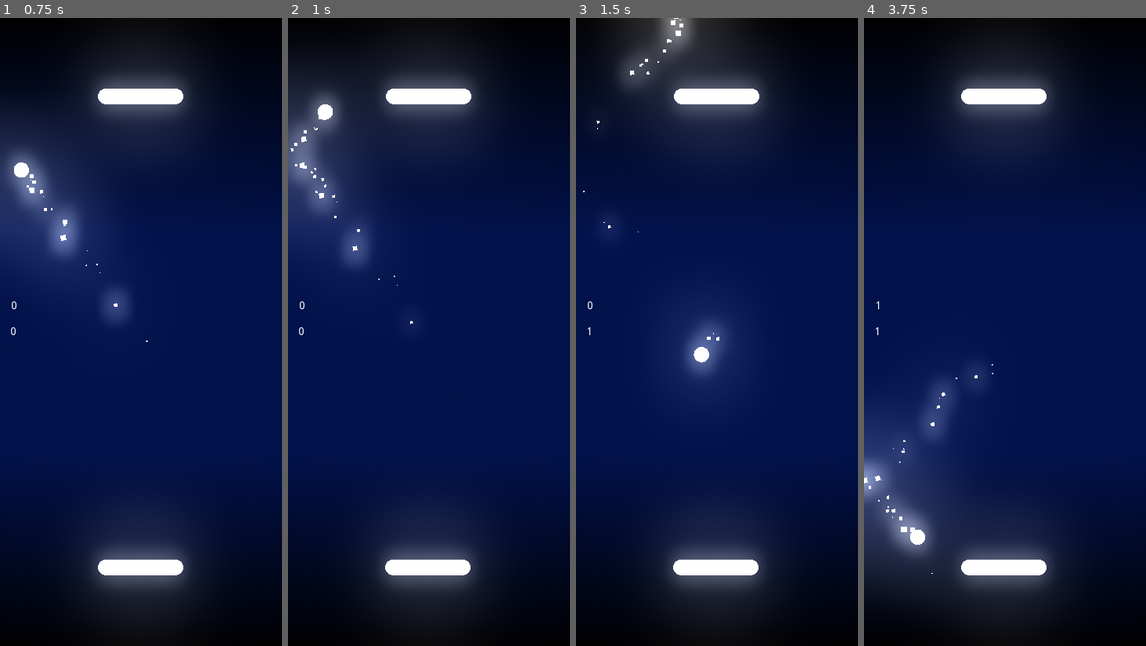
Above: before the commit, frames 1-4 (left to right).
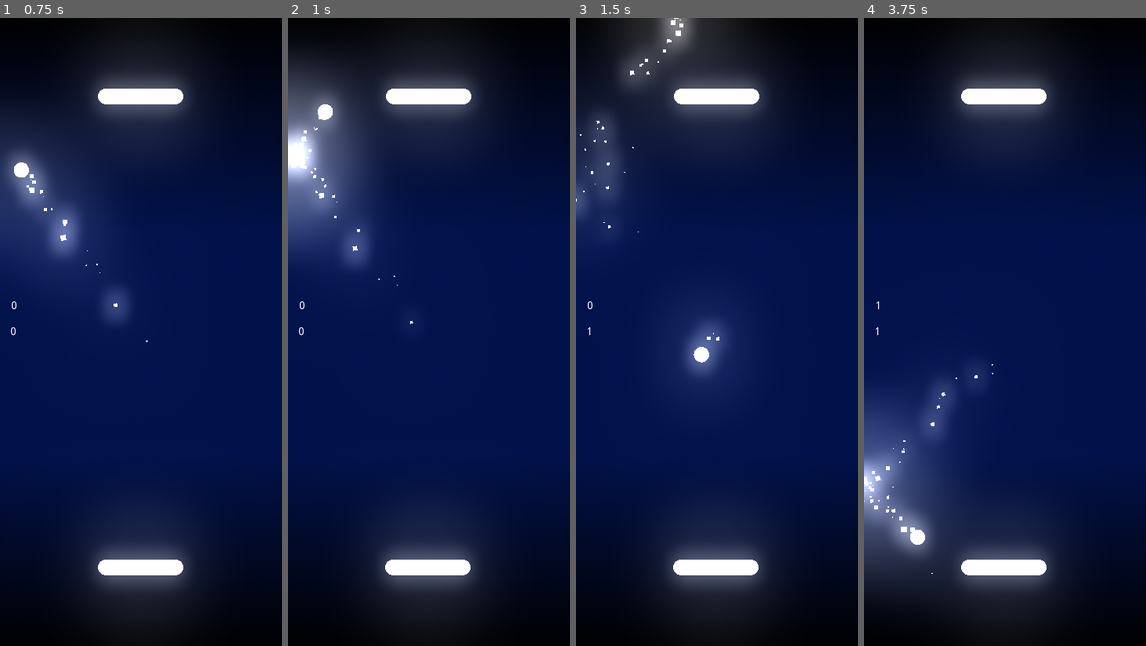
Above: after the commit, the same moments.

Repository: EmilienLeroy/DuoPong
Game: Godot game, scene res://main.tscn
Two runs of this game, one before a commit and one after it. Both use one fixed random seed, a clock stepped at 60 frames per second and the inputs below.
Inputs (mouse positions are in pixels of both pictures, inside the frame that each line leads up to):
- Up to frame 1 (0.75 s): drag from (141, 93) to (141, 570) at 0.52 s
- Up to frame 2 (1 s): no input
- Up to frame 3 (1.5 s): drag from (717, 570) to (717, 93) at 1.27 s
- Up to frame 4 (3.75 s): move the mouse to (1033, 193) at 2.02 s; click (1033, 193) at 2.17 s; drag from (990, 457) to (920, 237) at 2.77 s; move the mouse to (1089, 426) at 3.52 s; click (1089, 426) at 3.67 s

Frame 1 is identical in both runs. In frame 2, 3.2% of the frame differs, in the area x 0-22%, y 9-34%; in frame 3, 2.1%; in frame 4, 1.4%.

Commit message:
✨ Add particle when ball collide to a wall or a player

Diff:
--- a/entities/ball/ball.gd
+++ b/entities/ball/ball.gd
@@ -1,10 +1,11 @@
 extends KinematicBody2D
+
+var CollisionParticle = preload("res://entities/ball/particles/collision.tscn");
 
 export var speed = 350;
 export var max_speed = 1000;
 export var increase_speed = 30;
 var direction = Vector2.ZERO;
-var trail_length = 25
 
 func init(d, p):
 	direction = d.normalized();
@@ -17,12 +18,22 @@
 		return;
 
 	direction = direction.bounce(collision_info.normal);
+	add_collision_particles();
 
 	if (speed > max_speed):
 		return;
 
 	speed = speed + increase_speed;
 
+func add_collision_particles():
+	var particles = CollisionParticle.instance();
+
+	add_child(particles);
+	particles.initial_velocity = speed / 3;
+	particles.emitting = true;
+
+	return particles;
+
 func destroy():
 	yield(get_tree().create_timer(5.0), "timeout");
 	queue_free();
--- a/entities/ball/ball.tscn
+++ b/entities/ball/ball.tscn
@@ -12,7 +12,7 @@
 [node name="Ball" type="KinematicBody2D" groups=["ball"]]
 script = ExtResource( 1 )
 
-[node name="Follow" type="CPUParticles2D" parent="."]
+[node name="FollowParticles" type="CPUParticles2D" parent="."]
 modulate = Color( 1.75, 1.75, 1.75, 1 )
 amount = 40
 lifetime = 2.0
--- /dev/null
+++ b/entities/ball/particles/collision.tscn
@@ -0,0 +1,22 @@
+[gd_scene load_steps=2 format=2]
+
+[sub_resource type="Curve" id=1]
+_data = [ Vector2( 0.0147783, 0.988455 ), 0.0, 0.0, 0, 0, Vector2( 0.965517, 0.0334996 ), -2.11018, 0.0, 0, 0 ]
+
+[node name="CollisionParticule" type="CPUParticles2D"]
+modulate = Color( 2, 2, 2, 1 )
+emitting = false
+amount = 20
+one_shot = true
+explosiveness = 1.0
+local_coords = false
+direction = Vector2( 0, 0 )
+spread = 180.0
+gravity = Vector2( 0, 0 )
+initial_velocity = 100.0
+initial_velocity_random = 1.0
+angular_velocity = 26.42
+angular_velocity_random = 1.0
+scale_amount = 7.0
+scale_amount_random = 1.0
+scale_amount_curve = SubResource( 1 )
